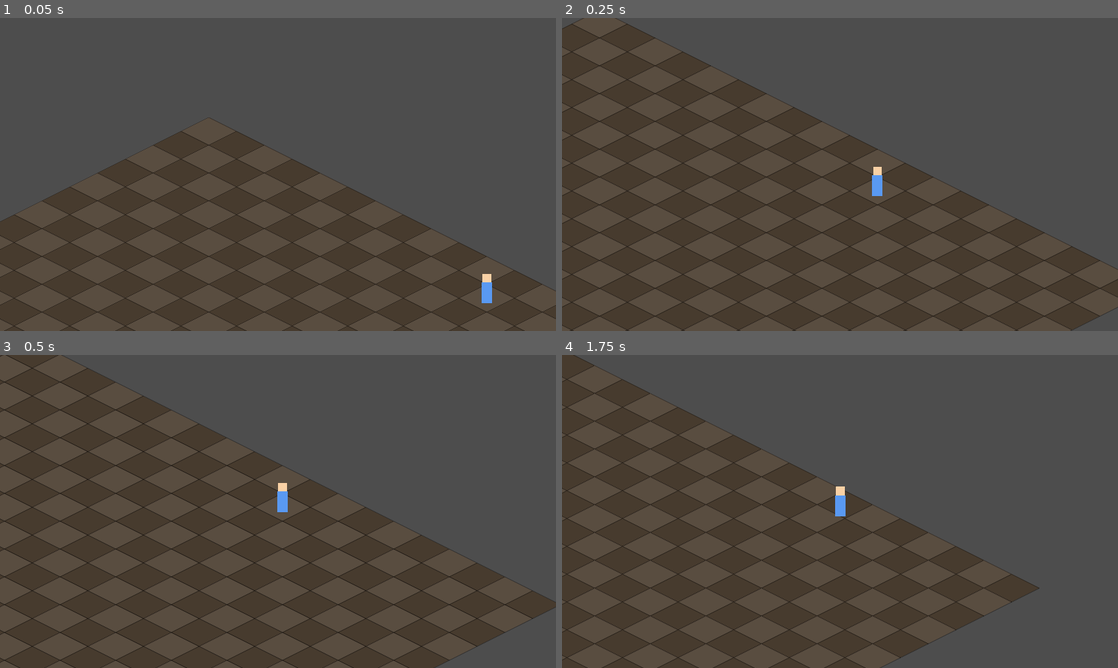
Above: before the commit, frames 1-4 (two rows, left to right).
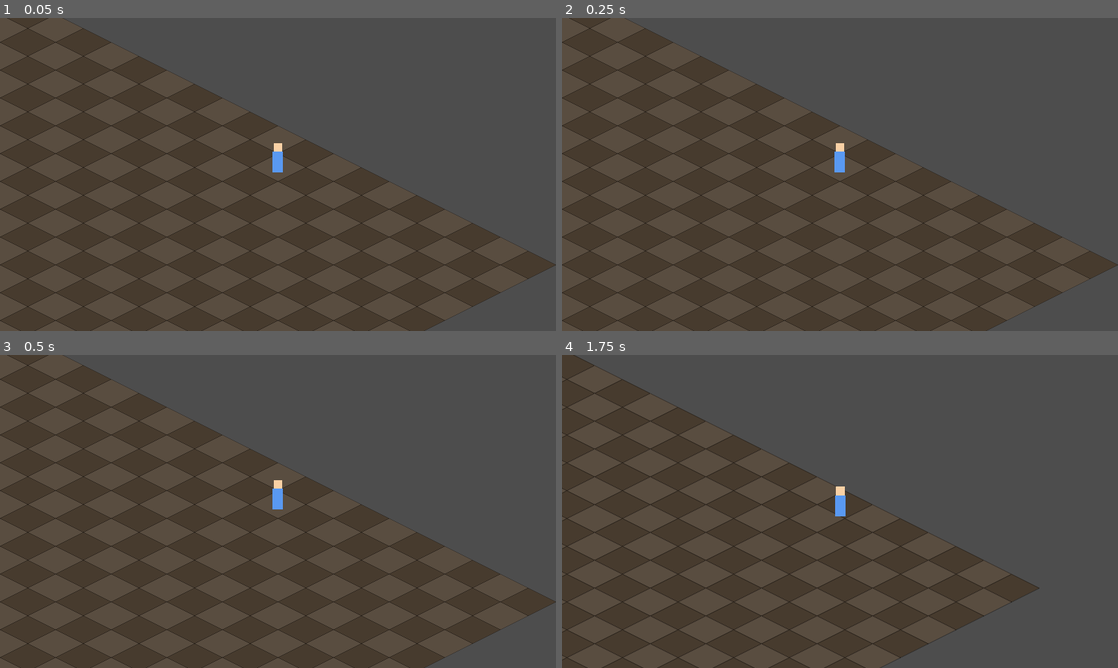
Above: after the commit, the same moments.

Repository: yasnellopez-png/recall-systems-mvp
Game: Godot game, scene res://scenes/main/main.tscn
The game is run twice, just before and just after one commit, with the same random seed, the same clock (stepped at 60 frames per second) and the same inputs.
Inputs:
- Up to frame 1 (0.05 s): no input
- Up to frame 2 (0.25 s): no input
- Up to frame 3 (0.5 s): no input
- Up to frame 4 (1.75 s): hold D (move_right) 0.53-1.28 s; hold S (move_down) from 1.28 s (still down)

The runs differ from the first frame. In frame 1, 14% of the frame differs, in the area x 0-100%, y 0-100%; in frame 2, 5.5%; in frame 3, 3.4%; in frame 4, nothing differs.

Commit message:
Make follow camera self-diagnosing and robust
- Print target_path resolution result to Output panel so the user
  can see exactly which node the camera attached to
- Add fallback search: if target_path fails, find a Node2D by name
  (default "Kael") anywhere in the scene tree
- Emit push_warning / push_error when the path can't be resolved
- Snap to target and reset_smoothing() on _ready() to avoid the
  initial drift from (0,0) that looks like "the camera isn't following"

The NodePath "../World/Kael" in main.tscn was already correct; this
change hardens the script so misconfiguration produces clear logs
instead of silent failure.

https://claude.ai/code/session_01Qx4yCuyvEm4DJ7h2mhsnNw

Diff:
--- a/scripts/world/follow_camera.gd
+++ b/scripts/world/follow_camera.gd
@@ -20,6 +20,10 @@
 # NodePath es un tipo especial de Godot que representa "dirección" dentro del árbol de escena.
 # Lo puedes pensar como una ruta de carpetas: "../World/Kael" = sube un nivel, entra en World, coge a Kael.
 @export var target_path: NodePath
+
+# Si target_path falla o está vacío, la cámara buscará un nodo con este nombre en toda la escena.
+# Útil como "red de seguridad" si se te olvida asignar el target en el editor.
+@export var fallback_target_name: String = "Kael"
 
 # Velocidad de suavizado del seguimiento. Más alto = se pega antes al objetivo.
 # Godot tiene suavizado integrado en Camera2D; solo le pasamos este número.
@@ -47,14 +51,47 @@
 
 # _ready() se ejecuta una sola vez cuando la cámara entra en la escena.
 func _ready() -> void:
-	# Si nos dieron un target_path válido, buscamos el nodo y lo guardamos.
+	# ---- DIAGNÓSTICO: imprime en la consola "Output" de Godot ----
+	# Así, al correr el juego, vemos exactamente qué encuentra la cámara.
+	# "%" y "%s" funcionan como el "f-string" de Python pero con sintaxis vieja tipo "printf".
+	print("[FollowCamera] Arrancando. Mi ruta en el árbol es: ", get_path())
+	print("[FollowCamera] target_path configurado en el inspector: '", target_path, "'")
+
+	# -------------------------------------------------------------
+	# INTENTO 1: usar el target_path que viene del editor (main.tscn).
+	# -------------------------------------------------------------
 	# get_node_or_null(ruta) devuelve el nodo si existe, o null si no.
 	# En Python sería como "target = cosas.get('kael', None)" (no falla si no está).
 	if target_path != NodePath(""):
 		_target = get_node_or_null(target_path)
+		if _target != null:
+			print("[FollowCamera] OK - Objetivo encontrado por target_path: ", _target.get_path())
+		else:
+			# push_warning() muestra un aviso amarillo en el panel "Debugger" de Godot.
+			push_warning("[FollowCamera] AVISO - target_path no resolvió a ningún nodo: '%s'" % target_path)
 
-	# Activamos el suavizado de posición integrado de Camera2D.
-	# Así la cámara no "pega saltos"; se desliza suavemente hacia el objetivo.
+	# -------------------------------------------------------------
+	# INTENTO 2 (fallback): buscar por nombre en todo el árbol.
+	# -------------------------------------------------------------
+	# Si el primer intento no funcionó, recorremos la escena buscando un
+	# Node2D que se llame como "fallback_target_name" (por defecto "Kael").
+	# Así la cámara sigue funcionando aunque el path esté mal o vacío.
+	if _target == null:
+		print("[FollowCamera] Fallback: buscando Node2D llamado '", fallback_target_name, "' en toda la escena...")
+		_target = _find_node2d_by_name(get_tree().root, fallback_target_name)
+		if _target != null:
+			print("[FollowCamera] OK - Objetivo encontrado por fallback: ", _target.get_path())
+
+	# Si después de ambos intentos seguimos sin objetivo, avisamos fuerte.
+	# push_error() muestra un error rojo en el panel de errores.
+	if _target == null:
+		push_error("[FollowCamera] ERROR - No se encontró objetivo; la cámara se quedará quieta.")
+
+	# -------------------------------------------------------------
+	# Configuración visual de la cámara (igual que antes).
+	# -------------------------------------------------------------
+	# position_smoothing_enabled activa el suavizado integrado de Camera2D.
+	# Sin esto, la cámara pegaría saltos bruscos al seguir al personaje.
 	position_smoothing_enabled = true
 	position_smoothing_speed = smoothing_speed
 
@@ -64,6 +101,18 @@
 	# make_current() le dice a Godot "usa esta cámara para renderizar".
 	# Si hay varias Camera2D en la escena, gana la que llame a make_current().
 	make_current()
+
+	# -------------------------------------------------------------
+	# Posición inicial = sobre el objetivo.
+	# -------------------------------------------------------------
+	# Si no hacemos esto, la cámara aparece en (0,0) y "navega" hasta
+	# llegar al personaje durante el primer segundo de juego.
+	# Al colocarla directamente sobre el objetivo, evitamos ese efecto raro.
+	if _target != null:
+		global_position = _target.global_position
+		# reset_smoothing() limpia el histórico de suavizado para que el
+		# "teletransporte" inicial no genere una interpolación al arrancar.
+		reset_smoothing()
 
 
 # _process(delta) se ejecuta cada frame gráfico (no físico).
@@ -75,3 +124,25 @@
 	# (convención común en Godot y Python para parámetros ignorados).
 	if _target != null:
 		global_position = _target.global_position
+
+
+# -------------------------------------------------------------------
+# HELPERS PRIVADOS
+# -------------------------------------------------------------------
+
+# Busca recursivamente un Node2D por nombre en el árbol de escena.
+# "recursivamente" significa que también revisa a todos los hijos, y los hijos
+# de los hijos, etc. En Python sería la misma idea con un "def find(root, name):".
+# Devuelve el primero que encuentre, o null si no existe.
+func _find_node2d_by_name(root: Node, wanted_name: String) -> Node2D:
+	# Caso base: ¿este mismo nodo cumple? Debe llamarse igual Y ser Node2D.
+	# "root is Node2D" es como isinstance(root, Node2D) en Python.
+	if root.name == wanted_name and root is Node2D:
+		return root as Node2D
+	# Caso recursivo: preguntamos a cada hijo.
+	for child in root.get_children():
+		var found: Node2D = _find_node2d_by_name(child, wanted_name)
+		if found != null:
+			return found
+	# Si nadie cumple, devolvemos null.
+	return null
